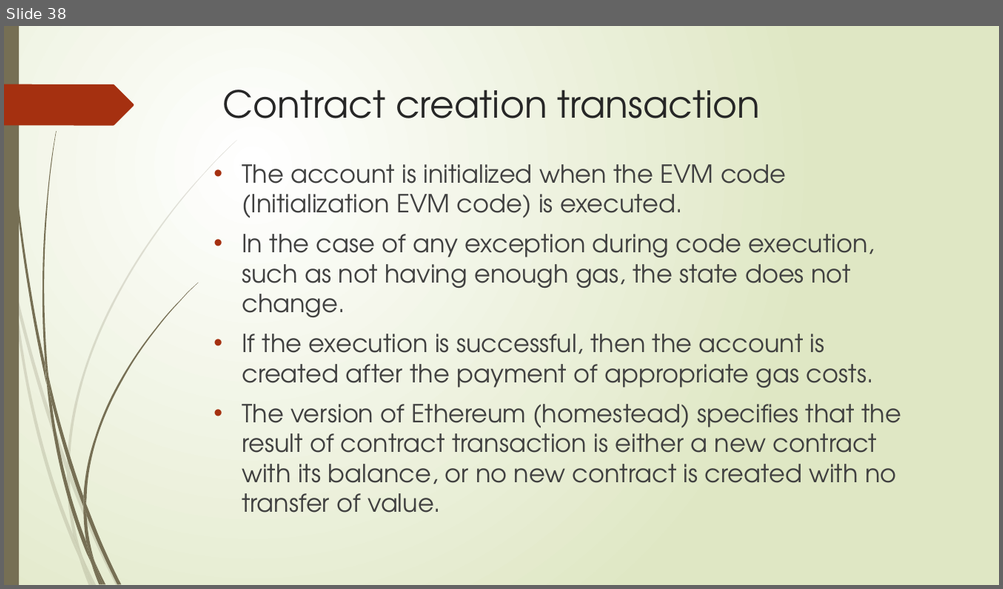
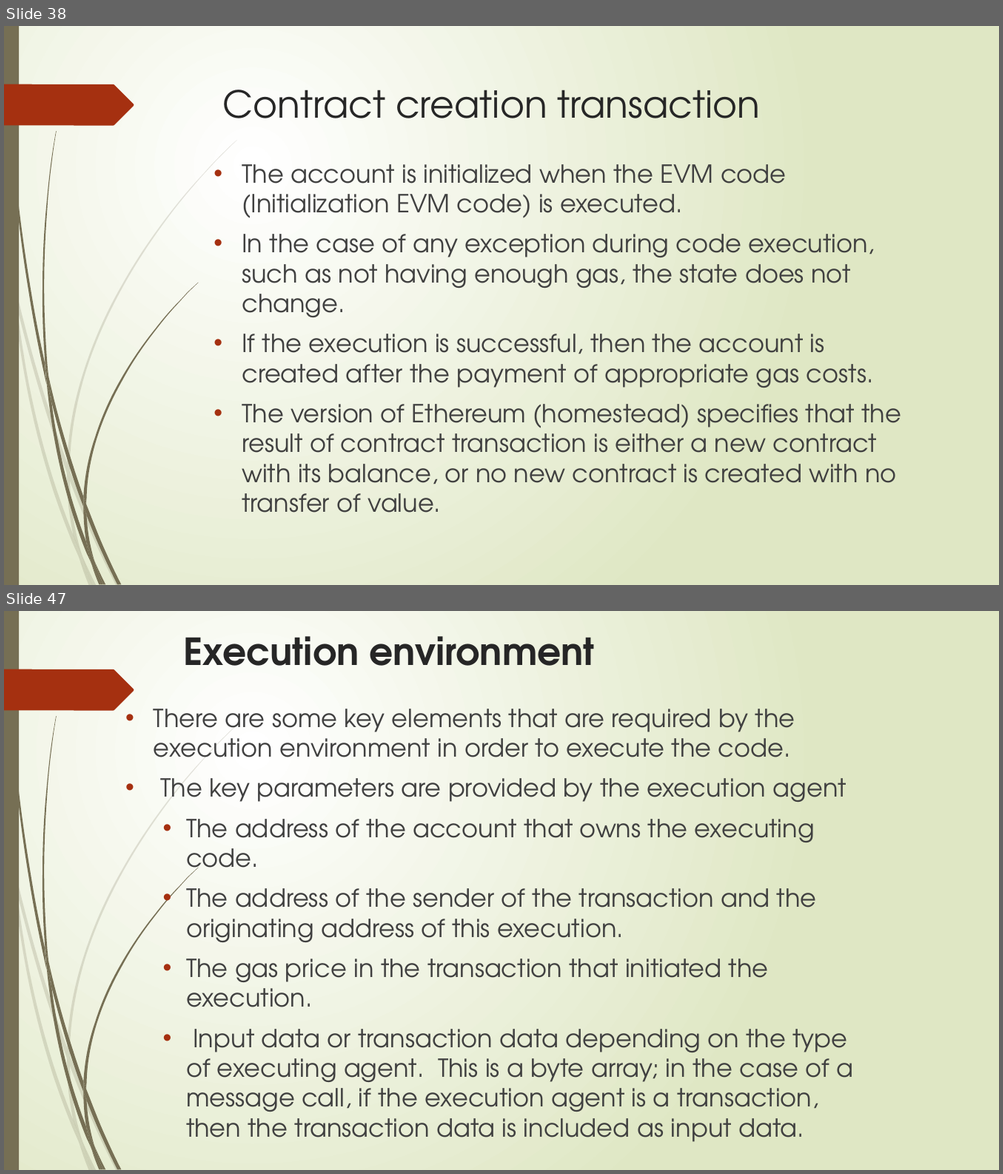
Before and after one commit to sarangparikh22/nmit-blockchain, a slide deck: Distributed Systems 101/Ethereum 101.pptx. Shown one above the other, each under a label of ours: slide 38 before the commit, slides 38 and 47 after it; the slides between them are not shown. The pictures are 1003x589 and 1003x1174 pixels, drawn with LibreOffice and Linux fonts; fonts in the diff are those of the drawing. Boxes give left, top, right and bottom in pixels: in the first picture for what was removed or moved away, otherwise in the second. Text is boxed around its words. In the diff, an @@ line names an element or a change of style, - is before the commit and + after.

```diff
--- a/Distributed Systems 101/Ethereum 101.pptx
+++ b/Distributed Systems 101/Ethereum 101.pptx
@@ slide 47 added at [4,611,999,1170], background gradient #FFFFFF to #DFE8C4; not listed: 24 template elements that a slide beside it also shows @@
@@ title added at [183,636,595,666], 36 pt, text #262626, bold @@
+Execution environment
@@ text added at [153,709,853,1142], 24 pt, text #404040 @@
+• There are some key elements that are required by the execution environment in order to execute the code.
+• The key parameters are provided by the execution agent
+  • The address of the account that owns the executing code.
+  • The address of the sender of the transaction and the originating address of this execution.
+  • The gas price in the transaction that initiated the execution.
+  • Input data or transaction data depending on the type of executing agent. This is a byte array; in the case of a message call, if the execution agent is a transaction, then the transaction data is included as input data.
```
Also in this commit, not shown: 4 slides changed, 90 other slides added, 1 other file.
